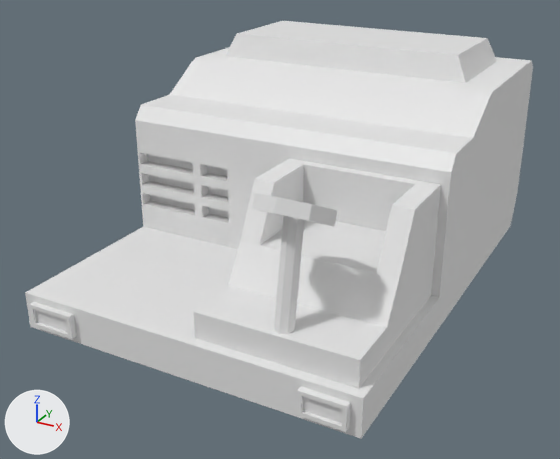
Two versions of the FBX model Assets/FBX/GM_Vechicles/magnet/magnet_hull1.fbx, one commit apart.
Rendered twice from a 50 mm lens placed at (2.12, -3.72, 2.25), pointed at (0.02, 0.09, 0.35). Every picture has the same lights, and +X, +Y and +Z are marked at lower left. The first picture is the older version. Where no turn or scale is listed for an object, it has been applied to the vertices.

Objects in the first picture: 'magnet_hull1'.
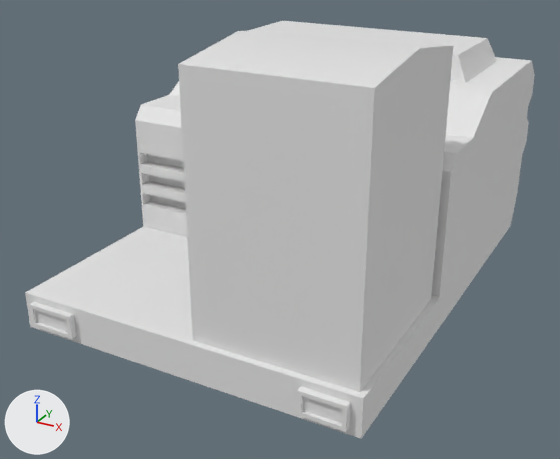
Boxes (x1, y1, x2, y2) around the edits, measured in the pictures (560 x 459 px):
'magnet_hull1', reshaped
    before: (25, 21, 533, 439)
    after: (25, 21, 535, 439)
part 1 of me_cube_003, rebuilt (12% wider, 57% taller)
    before: (194, 158, 441, 388)
    after: (178, 30, 454, 392)
part 2 of me_cube_003, deleted
    before: (252, 193, 337, 227)
part 3 of me_cube_003, deleted
    before: (274, 215, 305, 334)
part 4 of me_cube_003, built on
    before: (464, 61, 533, 223)
    after: (464, 61, 535, 223)

What the commit changed:
me_cube_003 is used by ob_magnet_hull1; location (0.0, 0.0, 0.0).
me_cube_003 had 256 vertices, 220 faces and spanned x -0.93..1.08, y -1.12..1.74, z 0.0..1.36.
me_cube_003 now has 210 vertices, 177 faces and spans x -0.93..1.08, y -1.12..1.83, z 0.0..1.64.
me_cube_003 part 1: the loose piece of 54 vertices spanning x 0.15..1.04, y -1.02..0.0, z 0.2..0.86 is rebuilt with 38 vertices and now spans x 0.16..1.05, y -1.05..-0.08, z 0.05..1.64.
me_cube_003 part 2: the loose piece of 32 vertices spanning x 0.42..0.82, y -1.05..-0.65, z 0.81..1.05 is deleted.
me_cube_003 part 3: the loose piece of 16 vertices spanning x 0.57..0.67, y -1.01..-0.81, z 0.32..0.94 is deleted.
Part 4, on me_cube_003:
4 faces are deleted.
18 vertices are added at x -0.93..1.08, y 1.73..1.83, z 0.59..1.08.
20 new faces join them.
